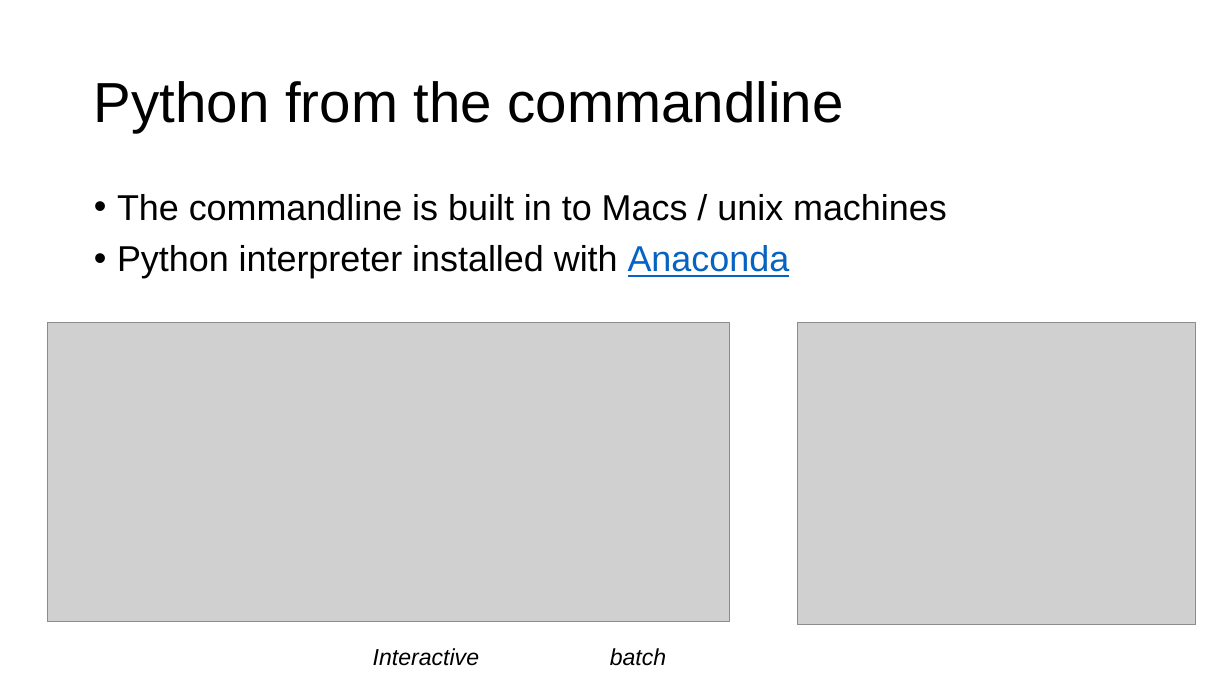
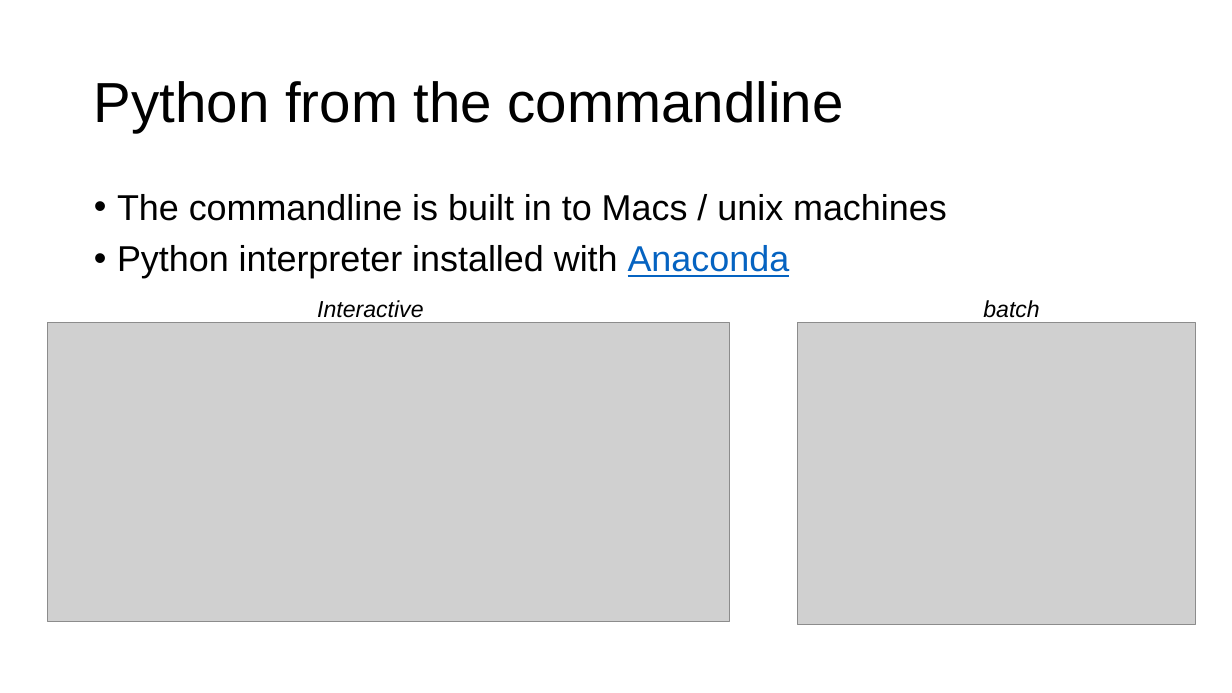
Before and after one commit to parrt/msds501, a slide deck: slide 4 of slides/overview.pptx. Drawn at 1232x693 pixels with LibreOffice and Linux fonts; fonts in the diff are those of the drawing; grey boxes stand for pictures; background and template pictures are left out. Boxes give left, top, right and bottom in pixels: in the first picture for what was removed or moved away, otherwise in the second. Text is boxed around its words. In the diff, an @@ line names an element or a change of style, - is before the commit and + after.

```diff
--- a/slides/overview.pptx
+++ b/slides/overview.pptx
@@ text "Interactive" rewrapped from (x1=373, y1=648, x2=479, y2=666) to (x1=317, y1=300, x2=423, y2=323) @@
@@ text "batch" rewrapped from (x1=610, y1=648, x2=666, y2=666) to (x1=983, y1=300, x2=1039, y2=323) @@
```
Also in this commit, not shown: 2 other slides changed, 2 other files.
